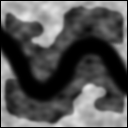
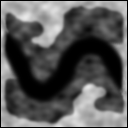
Layered file, before and after one edit (w=128, h=128). Changes by layer:
"River": blend darken → normal, painted on it over (x1=1, y1=19, x2=127, y2=102)
painted on "Border" over (x1=1, y1=19, x2=127, y2=102)
painted on "Background" over (x1=119, y1=76, x2=127, y2=93)
